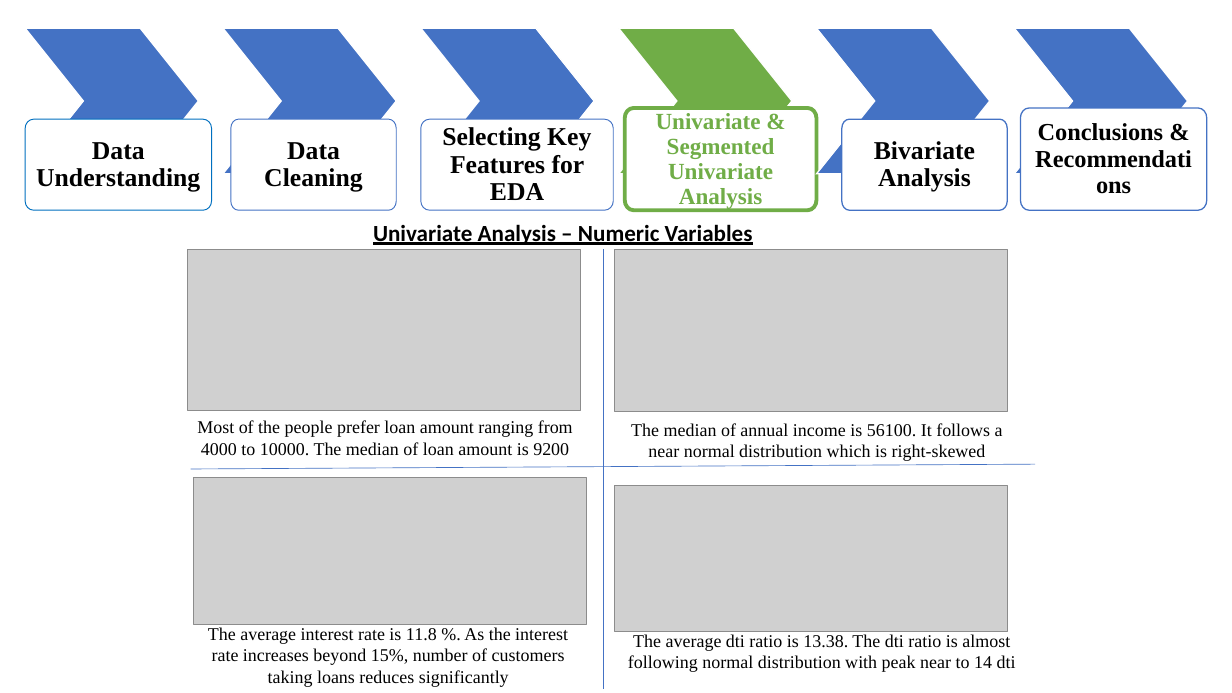
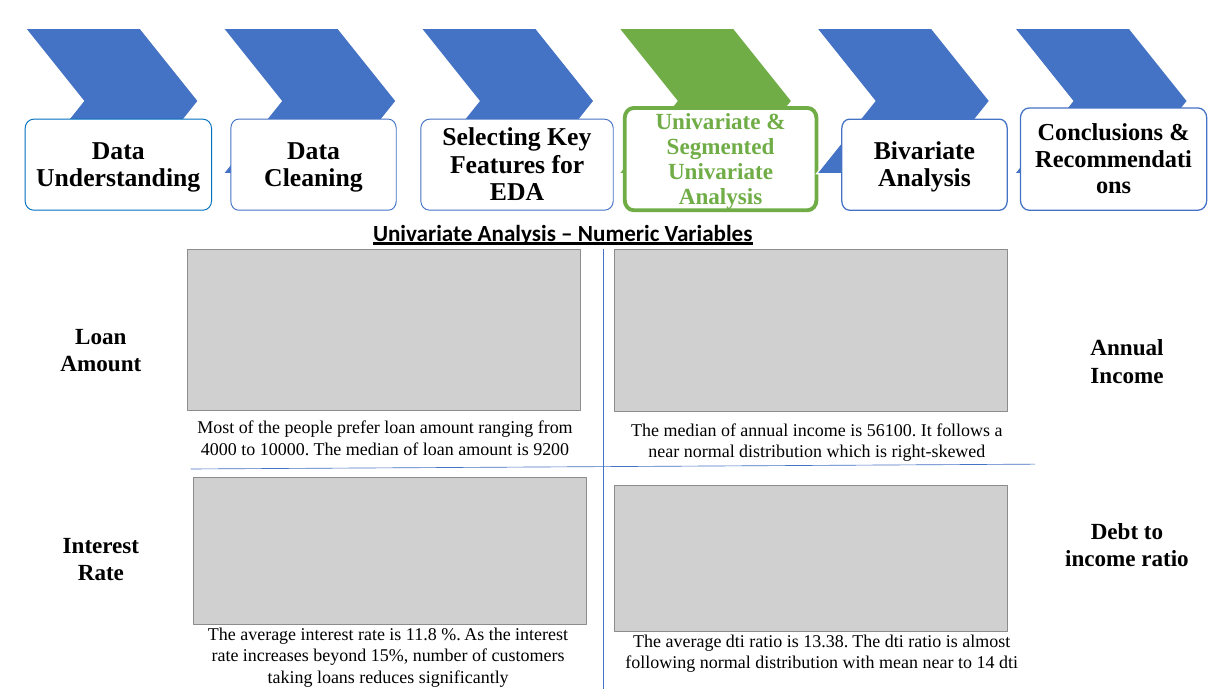
Before and after one commit to karthickchetti/LendingClubCaseStudy, a slide deck: slide 7 of LC_EDA.pptx. Drawn at 1232x693 pixels with LibreOffice and Linux fonts; fonts in the diff are those of the drawing; grey boxes stand for pictures. Boxes give left, top, right and bottom in pixels: in the first picture for what was removed or moved away, otherwise in the second. Text is boxed around its words. In the diff, an @@ line names an element or a change of style, - is before the commit and + after.

```diff
--- a/LC_EDA.pptx
+++ b/LC_EDA.pptx
@@ text added at [60, 329, 141, 372], 18 pt, text #000000, bold @@
+Loan Amount
@@ text added at [1090, 339, 1163, 384], 18 pt, text #000000, bold @@
+Annual Income
@@ text added at [63, 538, 139, 581], 18 pt, text #000000, bold @@
+Interest Rate
@@ text added at [1065, 523, 1188, 567], 18 pt, text #000000, bold @@
+Debt to income ratio
@@ text at [625, 634, 1018, 672]: text changed @@
-The average dti ratio is 13.38. The dti ratio is almost following normal distribution with peak near to 14 dti
+The average dti ratio is 13.38. The dti ratio is almost following normal distribution with mean near to 14 dti
```
Also in this commit, not shown: 4 other slides changed, 6 slides added, 1 other file.
